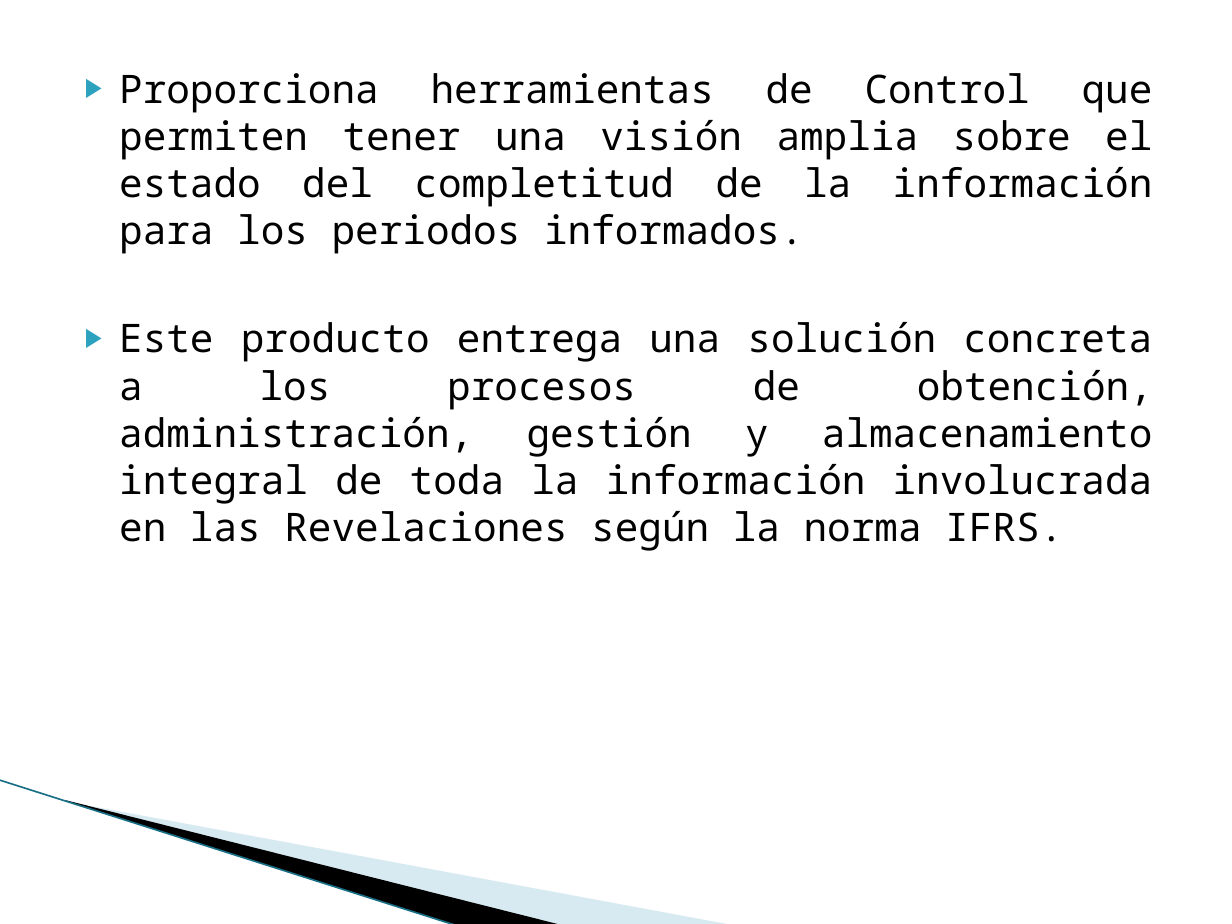
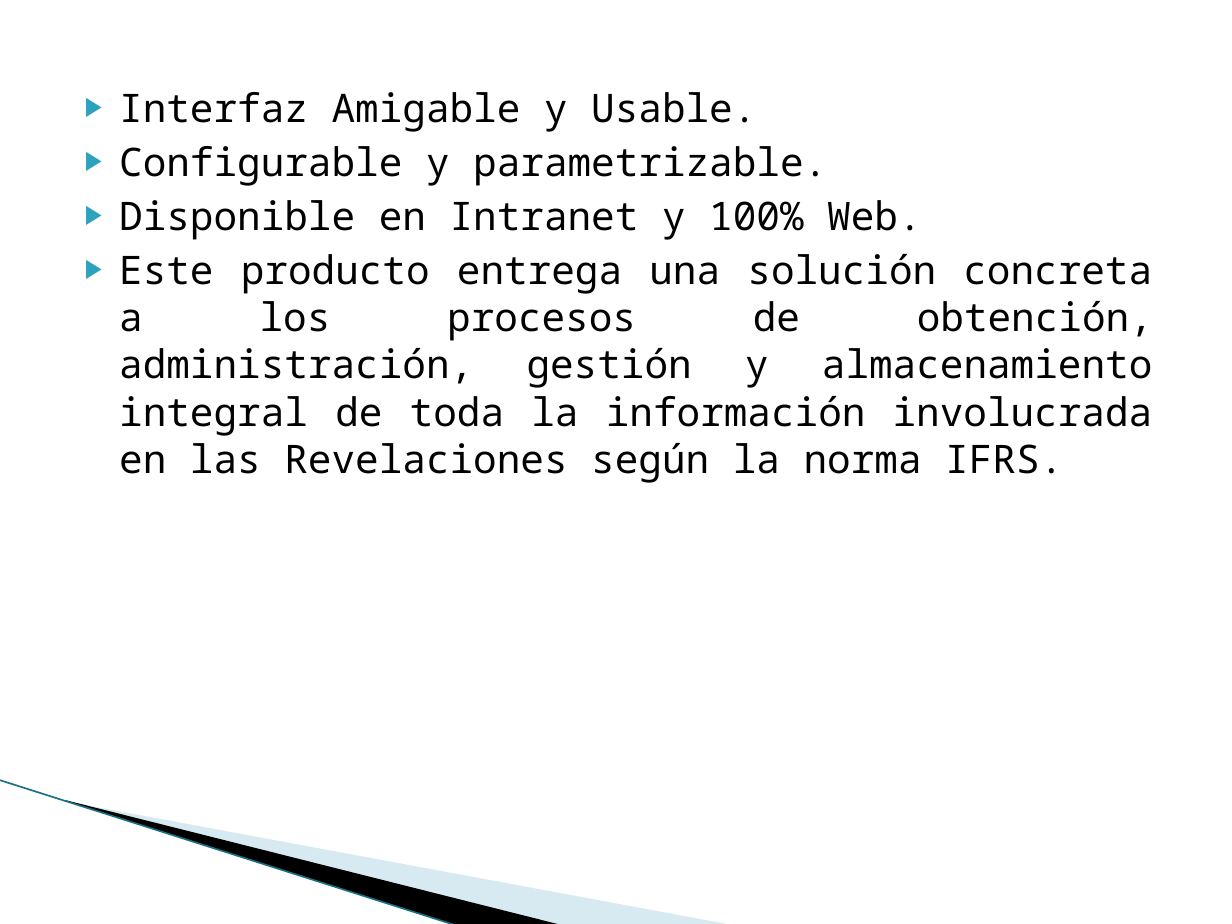
Before and after one commit to vicky1404/rev-ii, a slide deck: slide 9 of docs/comercial/brochure.pptx (slide 5 before the commit). Drawn at 1232x924 pixels with LibreOffice and Linux fonts; fonts in the diff are those of the drawing; background and template pictures are left out. Boxes give left, top, right and bottom in pixels: in the first picture for what was removed or moved away, otherwise in the second. Text is boxed around its words. In the diff, an @@ line names an element or a change of style, - is before the commit and + after.

Commit message:
Version para revision del equipo.

```diff
--- a/docs/comercial/brochure.pptx
+++ b/docs/comercial/brochure.pptx
@@ text "Interfaz Amigable y Usable.": place and size @@
-text "Interfaz Amigable y Usable." at (119,73,1153,551)
+text "Interfaz Amigable y Usable." at (119,92,1153,483)
@@ text at (119,92,921,240): text changed @@
-▶ Proporciona herramientas de Control que permiten tener una visión amplia sobre el estado del completitud de la información para los periodos informados.
+▶ Interfaz Amigable y Usable.
+▶ Configurable y parametrizable.
+▶ Disponible en Intranet y 100% Web.
```
Also in this commit, not shown: 3 other slides changed, 8 slides added.
